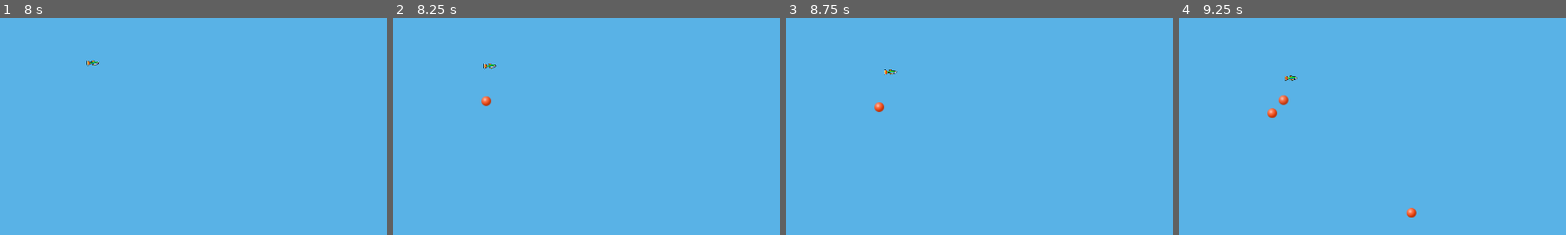
Above: before the commit, frames 1-4 (left to right).
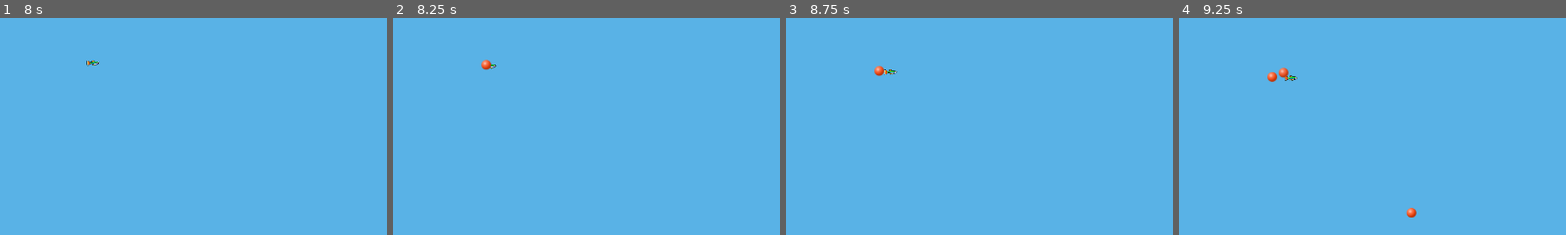
Above: after the commit, the same moments.

Repository: ZhanXuzhao/Deskquarium
Game: Godot game, scene res://main.tscn
The game is run twice, just before and just after one commit, with the same random seed, the same clock (stepped at 60 frames per second) and the same inputs.
Inputs (mouse positions are % of the whole screen's width and height, from its top left):
- Up to frame 1 (8 s): click "菜单" at 0.5 s; click "重新开始游戏" at 1.25 s; click "商店" at 2 s; click "关闭" at 2.75 s; click "喂食" at 3.5 s; click "出售" at 4.25 s; click "移动" at 5 s; click "升级" at 5.75 s; click "壁纸" at 6.5 s; click "Tiny" at 7.25 s
- Up to frame 2 (8.25 s): drag from (12, 22) to (98, 50) at 8.02 s
- Up to frame 3 (8.75 s): no input
- Up to frame 4 (9.25 s): drag from (30, 55) to (13, 24) at 8.77 s
The pictures show only the part of the screen within x 0-50%, y 11-61%; the shares and areas given below are measured in that part.

Frame 1 is identical in both runs. In frame 2, 0.2% of the frame differs, in the area x 22-26%, y 19-41%; in frame 3, 0.2%; in frame 4, 0.4%, in the area x 22-29%, y 22-46%.

Commit message:
fix: 手动投喂时食物 Y 坐标不再被限制在 30% 以上，改为跟随鼠标位置

Diff:
--- a/scripts/main.gd
+++ b/scripts/main.gd
@@ -1574,7 +1574,7 @@
 
 	var margin := 20.0
 	var clamped_x := clampf(local_pos.x, margin, aquarium_bounds.size.x - margin)
-	var clamped_y := clampf(local_pos.y, aquarium_bounds.size.y * 0.3, aquarium_bounds.size.y - margin)
+	var clamped_y := clampf(local_pos.y, margin, aquarium_bounds.size.y - margin)
 
 	var pellet_scene := preload("res://scenes/food/food_pellet.tscn")
 	var pellet_script := preload("res://scripts/food/food_pellet.gd")
